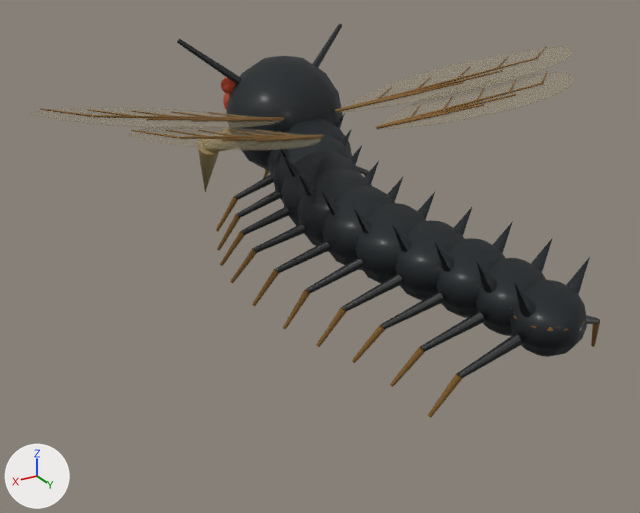
What one commit did to the glTF model assets/model-cov-centipede.glb.
Before and after are seen from a camera (50 mm lens) standing at (100.5, 172.1, 98.8) and looking at (9.5, 20.5, 22.9). Every picture has the same lights, and +X, +Y and +Z are marked at lower left. The picture after the commit comes second. Vertices at exactly the same position are counted once.
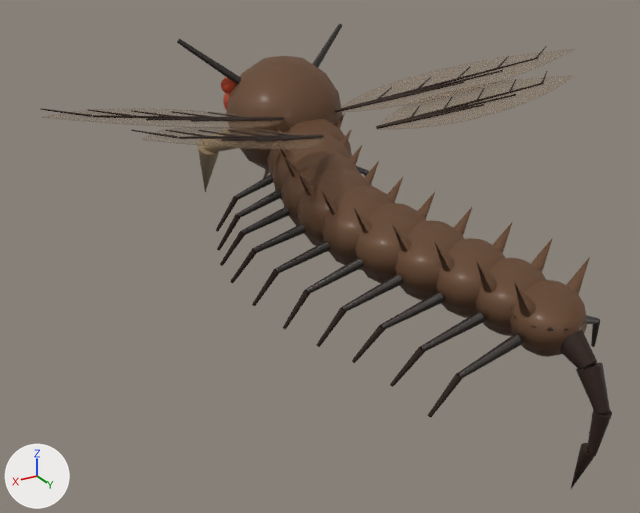
The change, as a list of edits to the scene's bpy script:
```text
Change me_mesh_0:
    where me_mesh_0.from_pydata(...)  # 1411 vertices, 2648 faces; spans x -16.4..16.5, y -26.0..78.8, z 19.4..60.0
    used by ob_mesh_0; location = (0.0, 0.0, 0.0)
    me_mesh_0 part 1: 2648 faces centred in x -14.0..15.4, y -25.0..78.4, z 19.8..59.3 are repainted in the vertex colours; the middle colour goes from dark grey #293136 to brown #936847
Change me_mesh_1:
    used by ob_mesh_1; location = (0.0, 0.0, 0.0)
    remove me_mesh_1.from_pydata(...)  # 2600 vertices, 4960 faces; spans x -62.3..62.3, y -8.8..78.5, z 10.8..59.9
    add me_mesh_1.from_pydata(...)  # 2688 vertices, 5120 faces; spans x -62.3..62.3, y -8.8..87.6, z -5.0..59.9
    me_mesh_1 part 2: a new loose piece of 22 vertices spanning x -10.0..-4.2, y 74.3..82.9, z 19.9..27.8, in mat_material_1 (its picture is missing)
    me_mesh_1 part 3: a new loose piece of 22 vertices spanning x -9.6..-5.2, y 80.0..87.1, z 13.7..22.4, in mat_material_1 (its picture is missing)
    me_mesh_1 part 4: a new loose piece of 22 vertices spanning x -9.2..-6.1, y 84.1..87.6, z 5.2..14.5, in mat_material_1 (its picture is missing)
    me_mesh_1 part 5: a new loose piece of 22 vertices spanning x -9.1..-6.1, y 81.6..85.8, z -5.0..6.0, in mat_material_1 (its picture is missing)
    me_mesh_1 part 6: 4516 kept faces spanning x -62.3..62.3, y -8.8..78.5, z 10.8..59.9 get new vertex colours; the middle colour goes from orange #b6853c to brown #452b1b
```

What differs and where, as boxes (x1, y1, x2, y2) in the pictures (640 x 513 px):
'Mesh_1', reshaped (19% taller)
    before: (40, 46, 600, 418)
    after: (40, 46, 612, 490)
part 1 of me_mesh_0, recoloured (dark grey to brown)
    both: (226, 56, 590, 357)
part 2 of me_mesh_1, added
    after: (560, 330, 597, 369)
part 3 of me_mesh_1, added
    after: (576, 362, 610, 414)
part 4 of me_mesh_1, added
    after: (587, 409, 612, 456)
part 5 of me_mesh_1, added
    after: (570, 443, 596, 490)
part 6 of me_mesh_1, recoloured
    both: (40, 46, 600, 418)
